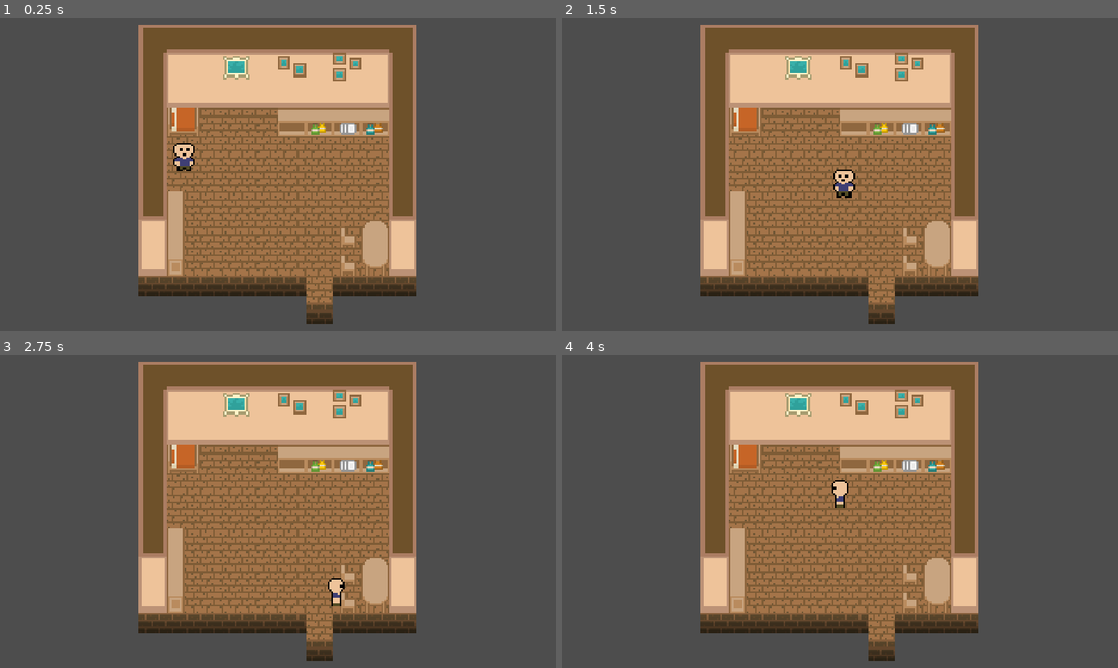
Above: before the commit, frames 1-4 (two rows, left to right).
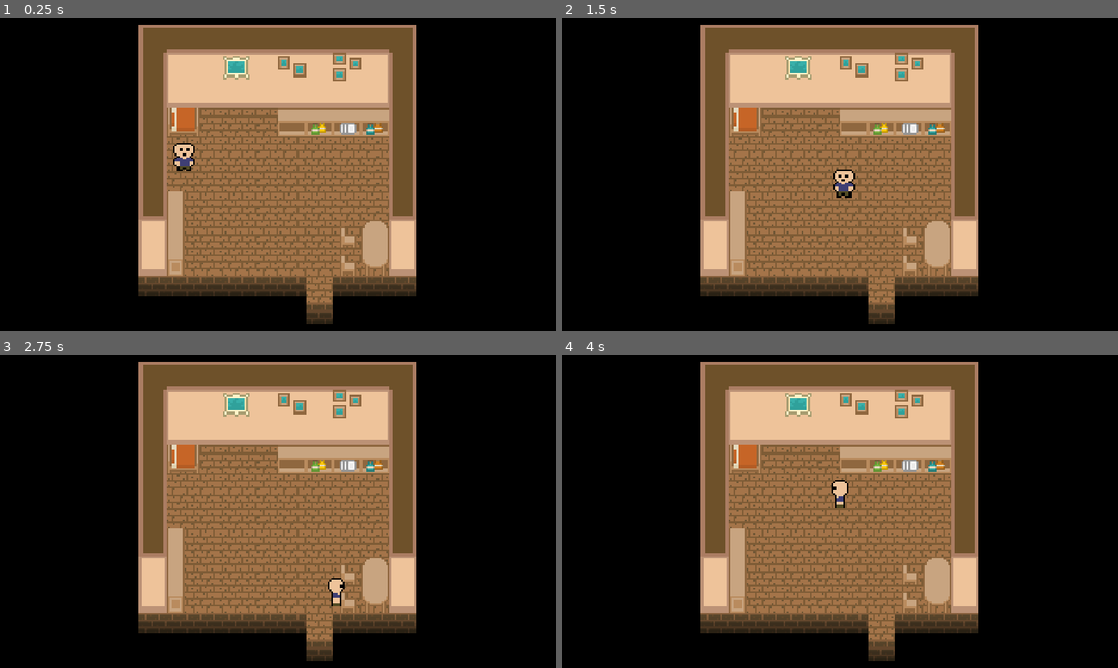
Above: after the commit, the same moments.

Repository: c-bejar/Night-of-the-Black-Spirits
Game: Godot game, scene res://Areas/Bedroom/bedroom.tscn
Two runs of this game, one before a commit and one after it. Both use one fixed random seed, a clock stepped at 60 frames per second and the inputs below.
Inputs:
- Up to frame 1 (0.25 s): no input
- Up to frame 2 (1.5 s): tap Enter at 0.5 s; hold Right (move_right) 0.53-1.28 s; hold Down (move_down) from 1.28 s (still down)
- Up to frame 3 (2.75 s): release Down (move_down) at 2.03 s; hold Right (move_right) from 2.03 s (still down)
- Up to frame 4 (4 s): tap Space at 2.75 s; release Right (move_right) at 2.78 s; hold Up (move_up) 2.78-3.53 s; hold Left (move_left) from 3.53 s (still down)

The runs differ from the first frame. In frame 1, 56% of the frame differs, in the area x 0-100%, y 0-100%; in frame 2, 56%; in frame 3, 56%; in frame 4, 56%.

Commit message:
add: black background

Diff:
--- a/project.godot
+++ b/project.godot
@@ -64,3 +64,4 @@
 
 renderer/rendering_method="gl_compatibility"
 renderer/rendering_method.mobile="gl_compatibility"
+viewport/transparent_background=true
